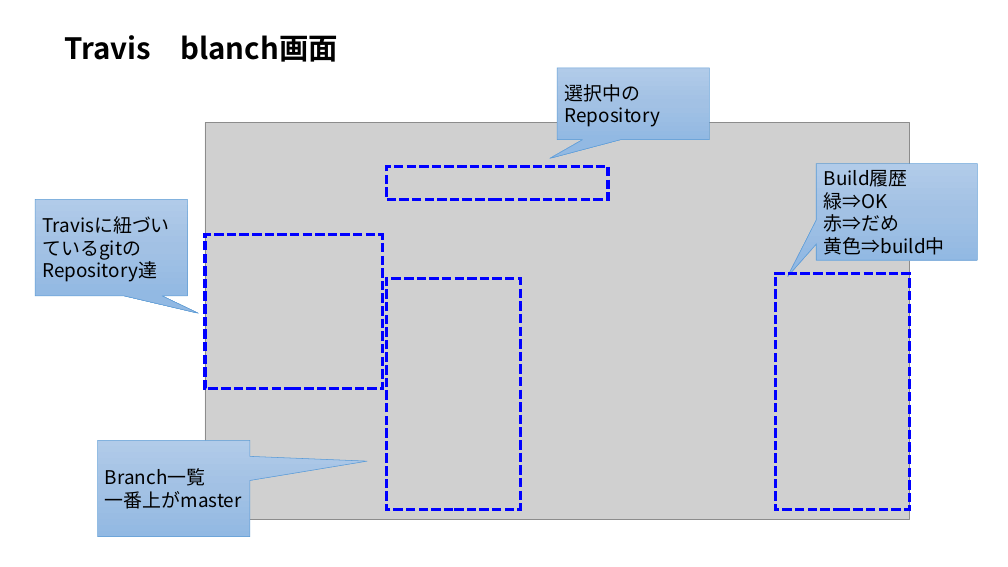
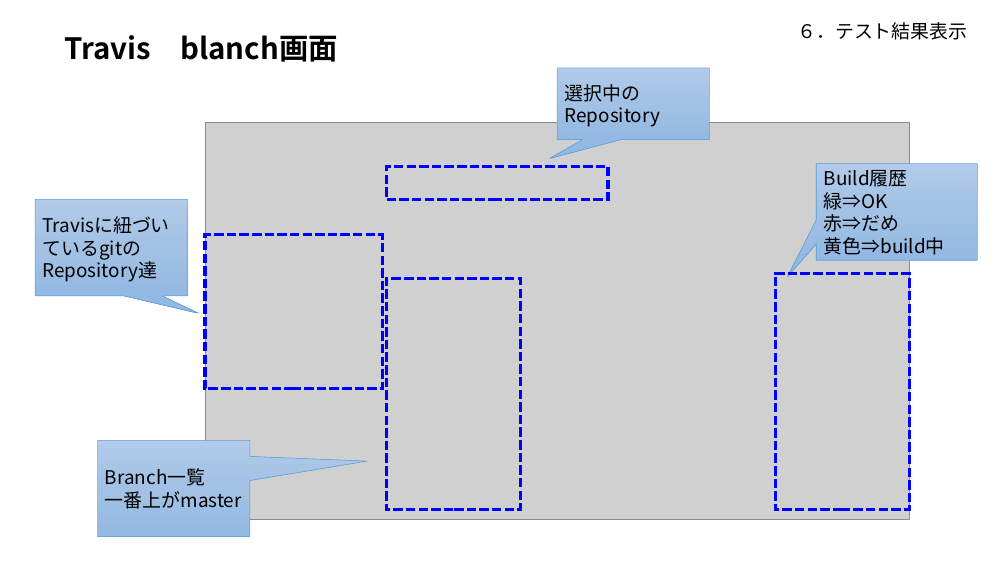
Before and after one commit to piyo-team-d1/pra1, a slide deck: slide 6 of memo/【TeamD】コミットからテストまで.pptx. Drawn at 1008x567 pixels with LibreOffice and Linux fonts; fonts in the diff are those of the drawing; grey boxes stand for pictures. Boxes give left, top, right and bottom in pixels: in the first picture for what was removed or moved away, otherwise in the second. Text is boxed around its words. In the diff, an @@ line names an element or a change of style, - is before the commit and + after.

```diff
--- a/memo/【TeamD】コミットからテストまで.pptx
+++ b/memo/【TeamD】コミットからテストまで.pptx
@@ text added at [797,22,967,40], 18 pt, text #000000 @@
+６．テスト結果表示
```
Also in this commit, not shown: 4 other slides changed, 1 slide added, 1 slide removed.
